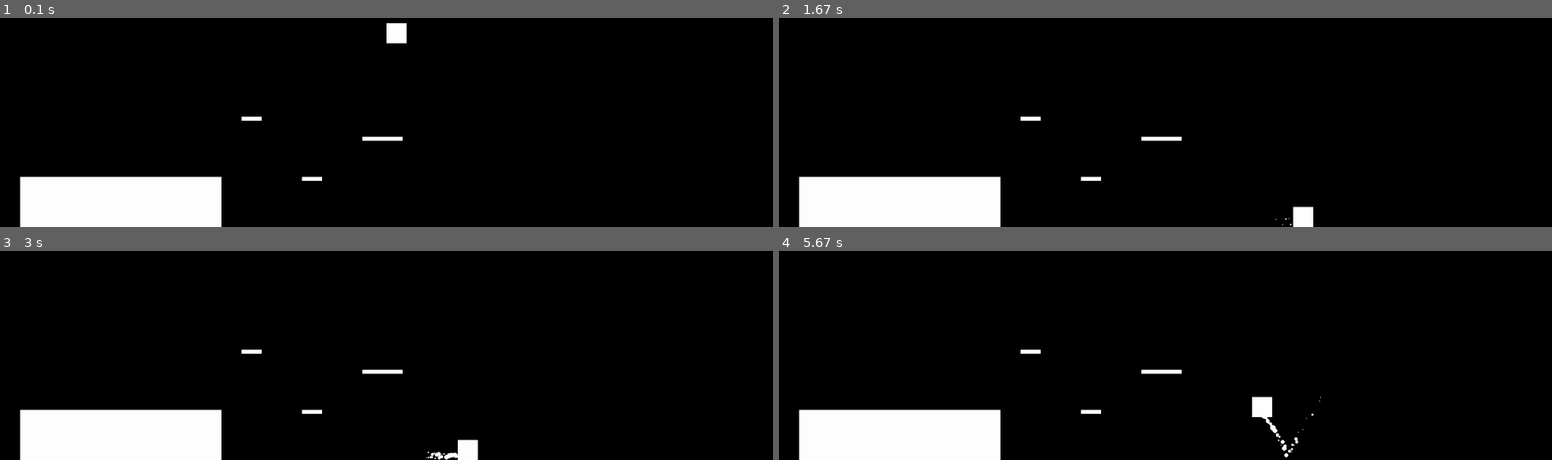
Above: before the commit, frames 1-4 (two rows, left to right).
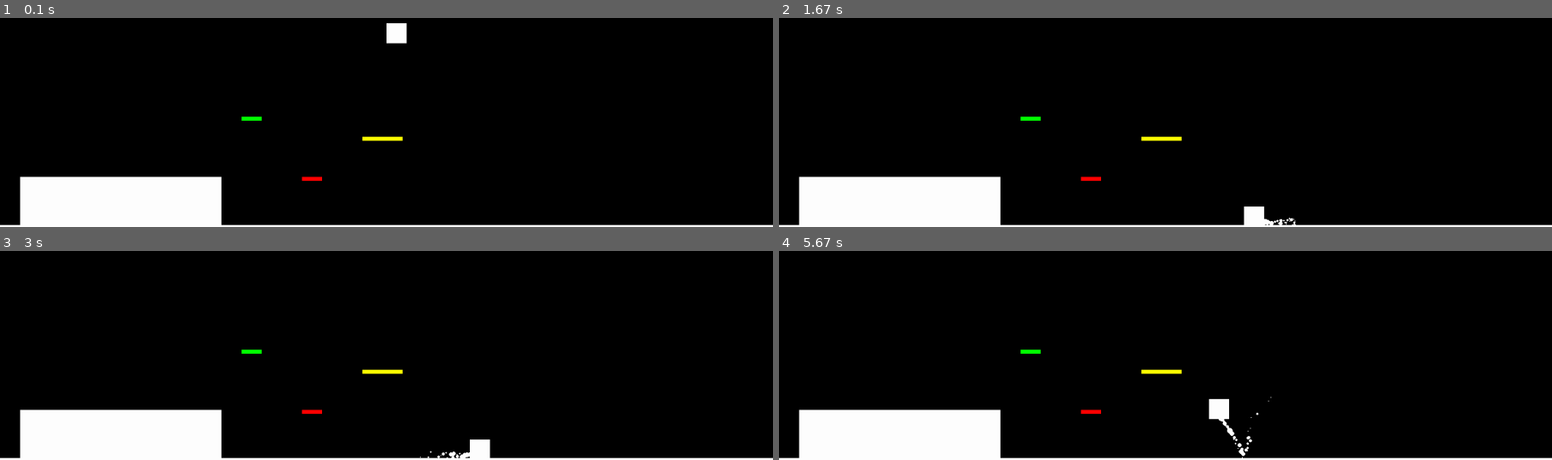
Above: after the commit, the same moments.

Repository: AlexTsouh/pygame-project
Game: pygame game, started from game/main.py
Same seed, same stepped clock (60 frames per second), same inputs: the game is played once before the commit and once after it.
Inputs:
- Up to frame 1 (0.1 s): no input
- Up to frame 2 (1.67 s): hold D 0.33-0.8 s; hold D 0.83-1.3 s; hold A from 1.33 s (still down)
- Up to frame 3 (3 s): release A at 1.87 s; hold A 1.9-2.3 s; hold D 2.33-2.97 s
- Up to frame 4 (5.67 s): tap Space at 3, 3.4, 3.7, 3.9, 4.2, 4.4, 4.7, 4.9, 5.2, 5.47 s; hold A 3.33-3.8 s; hold D 3.83-4.3 s; hold D 4.33-4.8 s; hold A 4.83-5.37 s; hold A from 5.4 s (still down)

The runs differ from the first frame. In frame 1, 1.2% of the frame differs, in the area x 0-100%, y 47-100%; in frame 2, 1.7%; in frame 3, 1.5%; in frame 4, 2.0%.

Commit message:
implemented colored platforms and movement fixes

Diff:
--- a/game/lvl.json
+++ b/game/lvl.json
@@ -1,28 +1,39 @@
 {
     "lvl": [
+        {
+            "x": "0",
+            "y":"1020",
+            "w": "1920",
+            "h":"100",
+            "color":"white"
+        },
         {
             "x": "50",
             "y":"900",
             "w": "500",
-            "h":"125"
+            "h":"125",
+            "color":"white"
         },
         {
             "x": "750",
             "y":"900",
             "w": "50",
-            "h":"10"
+            "h":"10",
+            "color":"red"
         },
         {
             "x": "600",
             "y":"750",
             "w": "50",
-            "h":"10"
+            "h":"10",
+            "color":"green"
         },
         {
             "x": "900",
             "y":"800",
             "w": "100",
-            "h":"10"
+            "h":"10",
+            "color":"yellow"
         }
     ]
 }
--- a/game/main.py
+++ b/game/main.py
@@ -42,36 +42,39 @@
         key = pygame.key.get_pressed()
         #left/right
         if key[pygame.K_a] == True and player_x_vel>=-3:
-            player_x_vel += -0.1
+            if player_x_vel >= 0:
+                player_x_vel -= player_x_vel
+            player_x_vel += -0.25
         if key[pygame.K_d] == True and player_x_vel<=3:
-            player_x_vel += 0.1
+            if player_x_vel <= 0:
+                player_x_vel -= player_x_vel
+            player_x_vel += 0.25
         if key[pygame.K_a] == False and key[pygame.K_d] == False:
-            if player_x_vel >= 0:
-                player_x_vel += -0.04
-            else:
-                player_x_vel += 0.04
+            if player_x_vel != 0:
+                player_x_vel -= player_x_vel
         #jump
-        if key[pygame.K_SPACE] == True:
-            if player_jump == False:
-                player_y_vel = -7
-                player.move_ip(0, player_y_vel)
-                player_jump = True
-
-        if player.y > screen_h - player_y_vel - player.size[0]:
-            player_y_vel = 0
-            player_jump = False
-
         if collide() == True:
                 player_jump = False
                 player_y_vel = 0
 
         if player_jump == True:
-            if player_y_vel <5:
-                player_y_vel += 0.15
+            if collide() == False:
+                if player_y_vel <5:
+                    player_y_vel += 0.15
 
         if collide() == False and player_jump == False:
             if player_y_vel <5:
                 player_y_vel += 0.15
+
+        if key[pygame.K_SPACE] == True:
+            if player_jump == False:
+                if collide() == True:
+                    player_y_vel = -7
+                    player_jump = True
+
+
+
+
 
         for particle in particles:
             particle[0][0] += particle[1][0]
@@ -85,7 +88,8 @@
 
         pygame.draw.rect(screen, (255,255,255), player)
         for e in platforms:
-            pygame.draw.rect(screen, "white", pygame.Rect((int(e['x']), int(e['y']), int(e['w']), int(e['h']))))
+            print(e['color'])
+            pygame.draw.rect(screen, e['color'], pygame.Rect((int(e['x']), int(e['y']), int(e['w']), int(e['h']))))
 
         for event in pygame.event.get():
             if event.type == pygame.QUIT:
